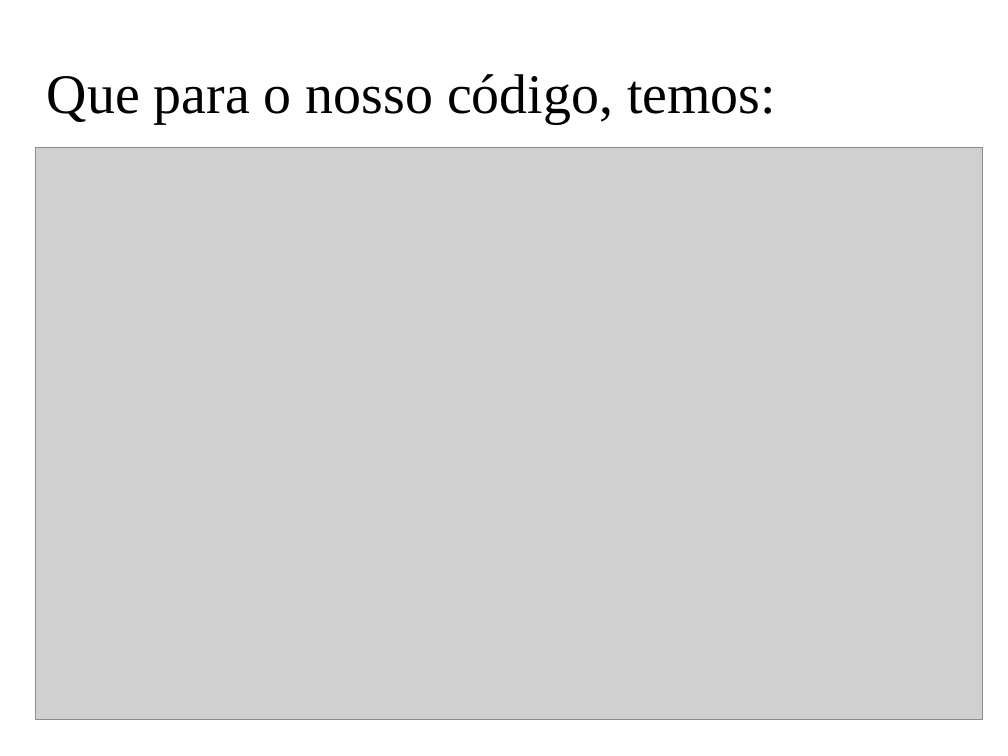
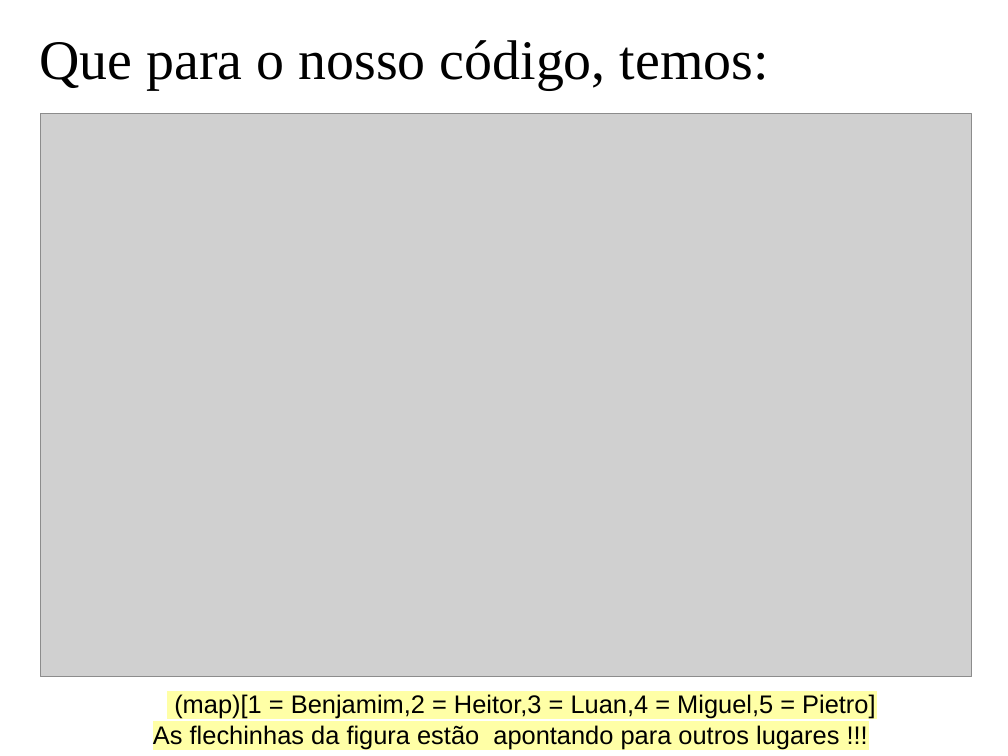
Before and after one commit to claudiosa/CCS, a slide deck: slide 9 of picat/YOUTUBE_Racha_Cuca/slides_racha_cuca.odp. Drawn at 1008x756 pixels with LibreOffice and Linux fonts; fonts in the diff are those of the drawing; grey boxes stand for pictures; background and template pictures are left out. Boxes give left, top, right and bottom in pixels: in the first picture for what was removed or moved away, otherwise in the second. Text is boxed around its words. In the diff, an @@ line names an element or a change of style, - is before the commit and + after.

```diff
--- a/picat/YOUTUBE_Racha_Cuca/slides_racha_cuca.odp
+++ b/picat/YOUTUBE_Racha_Cuca/slides_racha_cuca.odp
@@ title "Que para o nosso código, ...": place and size @@
-title "Que para o nosso código, ..." at (47,74,776,123)
+title "Que para o nosso código, ..." at (40,40,769,89)
@@ picture: place and size @@
-picture at (36,147,983,720)
+picture at (40,114,972,678)
@@ text added at (153,694,875,749), 20 pt, text #000000 @@
+(map)[1 = Benjamim,2 = Heitor,3 = Luan,4 = Miguel,5 = Pietro]
+As flechinhas da figura estão apontando para outros lugares !!!
```
Also in this commit, not shown: 3 other slides changed, 7 other files.
